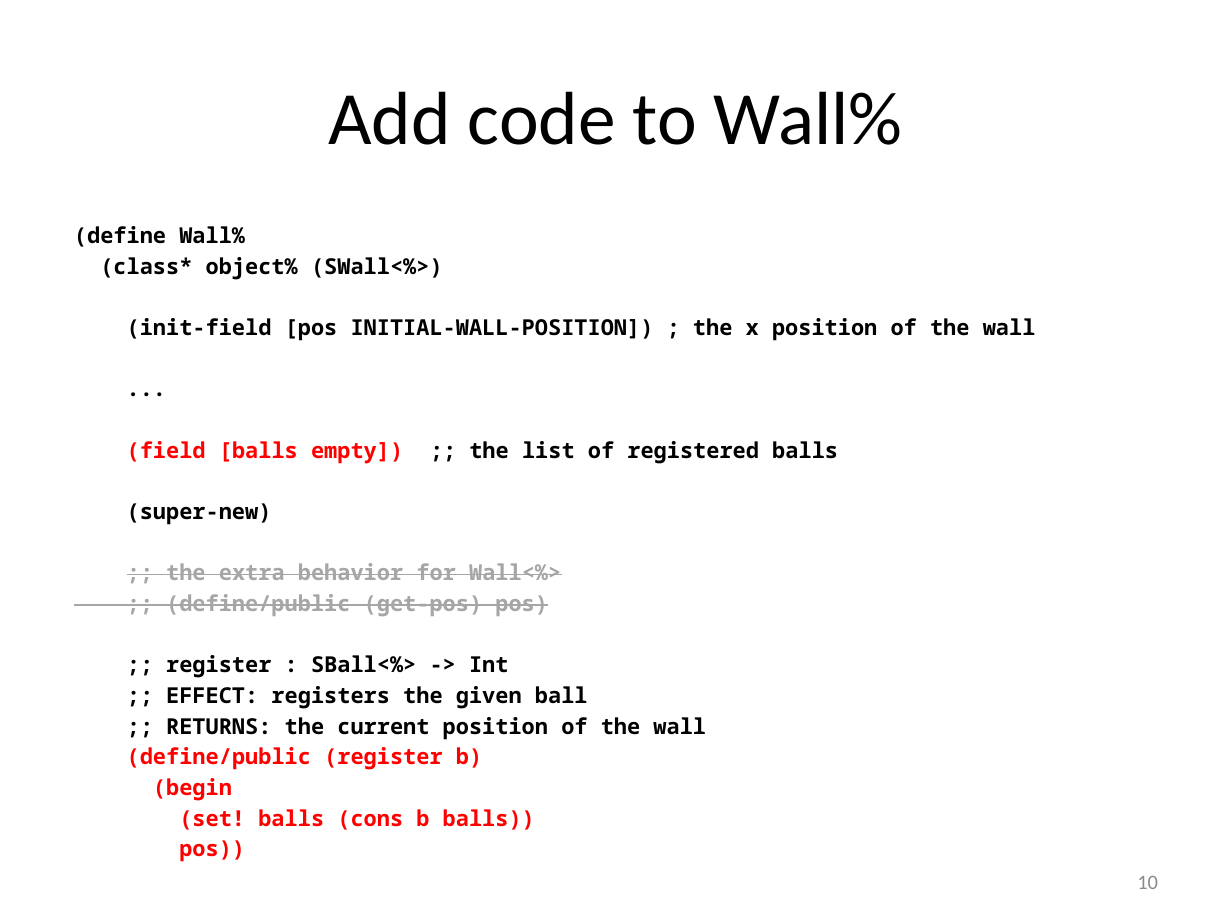
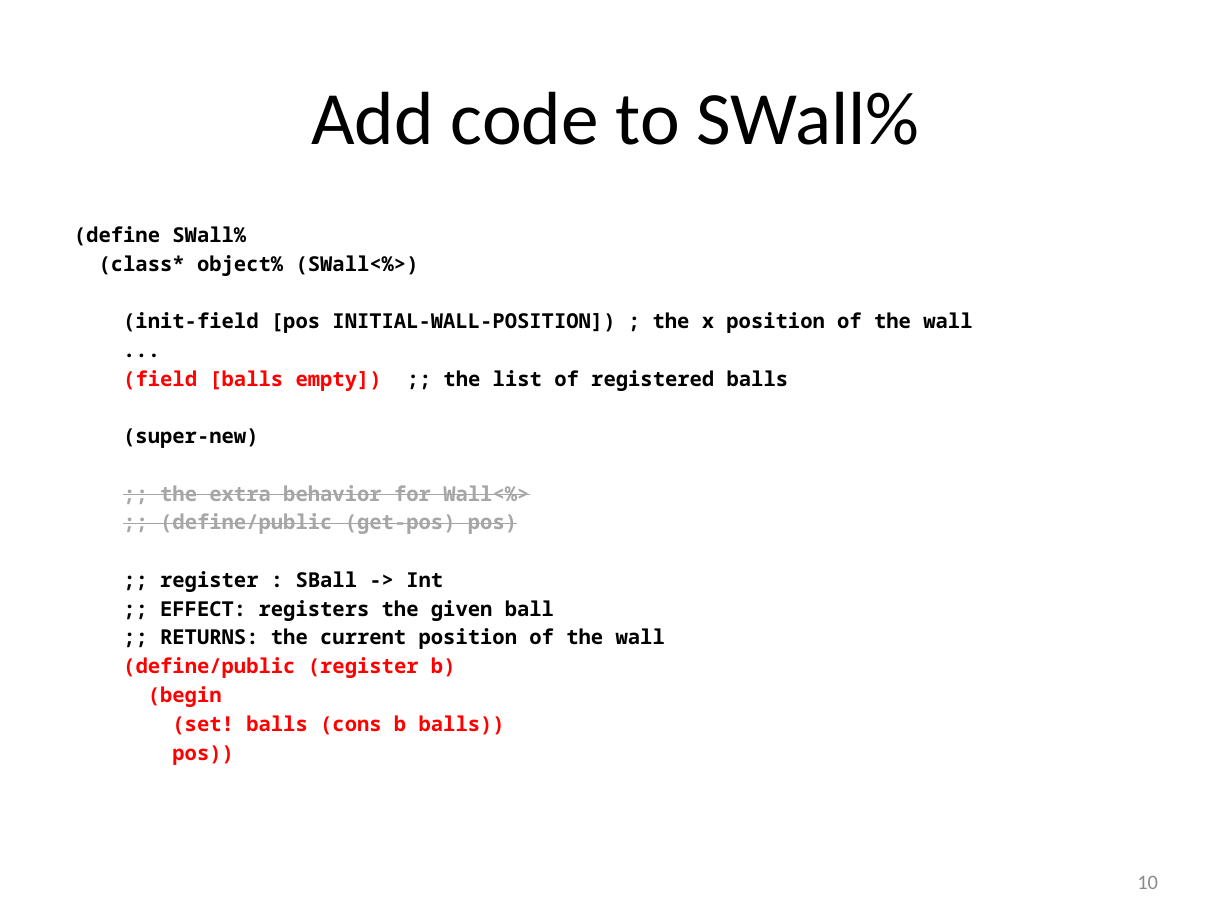
Before and after one commit to mwand/cs5010f16, a slide deck: slide 10 of Slides/Lesson 10.6 Publish-Subscribe.pptx. Drawn at 1232x924 pixels with LibreOffice and Linux fonts; fonts in the diff are those of the drawing. Boxes give left, top, right and bottom in pixels: in the first picture for what was removed or moved away, otherwise in the second. Text is boxed around its words. In the diff, an @@ line names an element or a change of style, - is before the commit and + after.

```diff
--- a/Slides/Lesson 10.6 Publish-Subscribe.pptx
+++ b/Slides/Lesson 10.6 Publish-Subscribe.pptx
@@ title at [311, 91, 920, 145]: text changed @@
-Add code to Wall%
+Add code to SWall%
@@ text at [74, 226, 246, 246]: text changed; size 12.8 to 12 pt @@
-(define Wall%
+(define SWall%
@@ text at [99, 255, 972, 765]: size 12.8 to 12 pt @@
@@ text at [160, 571, 443, 592]: text changed; size 12.8 to 12 pt @@
-;; register : SBall<%> -> Int
+;; register : SBall -> Int
```
Also in this commit, not shown: 8 other slides changed, 8 other files.
